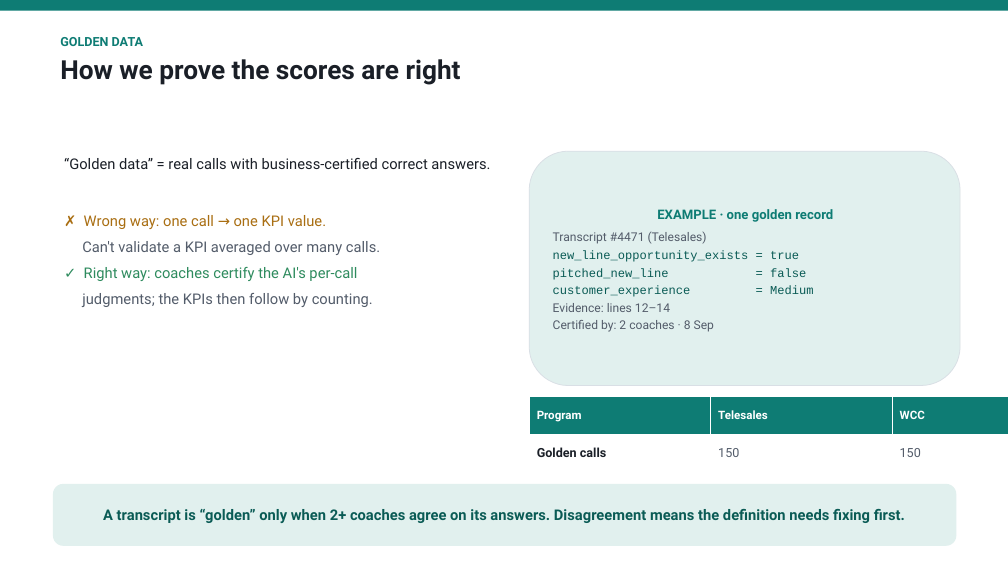
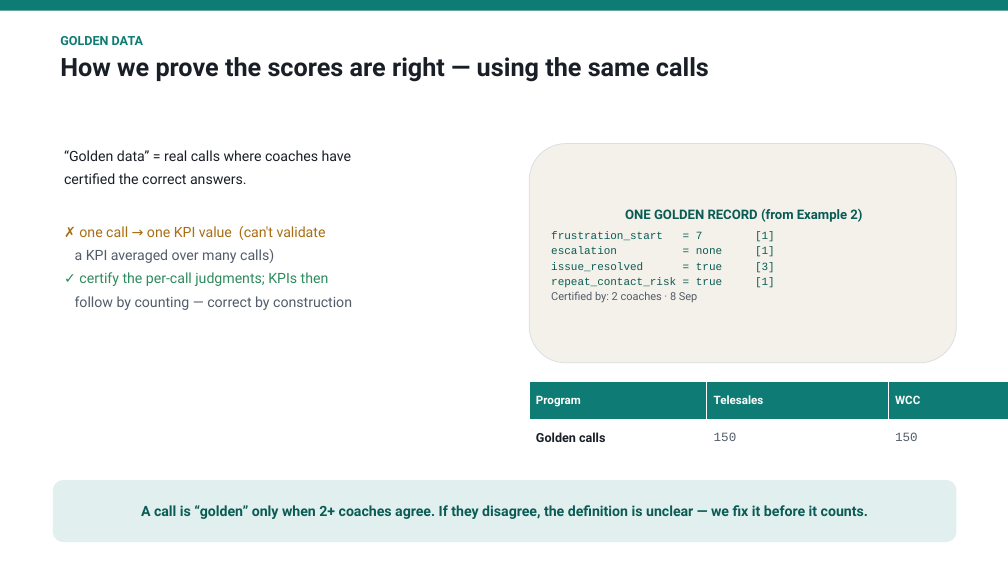
Before and after one commit to shyamanugu/LLMOps, a slide deck: slide 7 of usecases/ai_pipeline 2/docs/APIX_Metrics_Discussion.pptx (slide 6 before the commit). Drawn at 1008x567 pixels with LibreOffice and Linux fonts; fonts in the diff are those of the drawing. Boxes give left, top, right and bottom in pixels: in the first picture for what was removed or moved away, otherwise in the second. Text is boxed around its words. In the diff, an @@ line names an element or a change of style, - is before the commit and + after.

```diff
--- a/usecases/ai_pipeline 2/docs/APIX_Metrics_Discussion.pptx
+++ b/usecases/ai_pipeline 2/docs/APIX_Metrics_Discussion.pptx
@@ text at <box>60,57,709,82</box>: text changed; size 25 to 24 pt @@
-How we prove the scores are right
+How we prove the scores are right — using the same calls
@@ rounded rectangle "ONE GOLDEN RECORD (from Example ...": place and size @@
-rounded rectangle "ONE GOLDEN RECORD (from Example ..." at <box>529,151,960,386</box>
+rounded rectangle "ONE GOLDEN RECORD (from Example ..." at <box>529,144,957,363</box>
@@ rounded rectangle "ONE GOLDEN RECORD (from Example ..." at <box>529,144,957,363</box>: fill #E1F0EE to #F3F1EA @@
@@ text at <box>64,150,352,310</box>: text changed; size 14 to 13.5 pt; text colour #535C6A to #1A1F27 @@
-“Golden data” = real calls with business-certified correct answers.
-✗ Wrong way: one call → one KPI value.
-Can't validate a KPI averaged over many calls.
-✓ Right way: coaches certify the AI's per-call
-judgments; the KPIs then follow by counting.
+“Golden data” = real calls where coaches have
+certified the correct answers.
+✗ one call → one KPI value (can't validate
+a KPI averaged over many calls)
+✓ certify the per-call judgments; KPIs then
+follow by counting — correct by construction
@@ text in rounded rectangle at <box>551,209,862,288</box>: text changed; size 11.5 to 10.5 pt @@
-EXAMPLE · one golden record
-Transcript #4471 (Telesales)
-new_line_opportunity_exists = true
-pitched_new_line = false
-customer_experience = Medium
-Evidence: lines 12–14
+ONE GOLDEN RECORD (from Example 2)
+frustration_start = 7 [1]
+escalation = none [1]
+issue_resolved = true [3]
+repeat_contact_risk = true [1]
@@ text in rounded rectangle at <box>551,291,697,302</box>: size 11.5 to 10.5 pt in "Certified by: 2 coaches · 8 Sep"; less space between paragraphs @@
@@ table at <box>529,382,1008,457</box> @@
@@ font Roboto to Courier New in "150", "150", "200", "500" @@
@@ table: place and size @@
-table at <box>529,397,1008,473</box>
+table at <box>529,382,1008,457</box>
@@ rounded rectangle "A call is “golden” only ...": place and size @@
-rounded rectangle "A call is “golden” only ..." at <box>53,484,957,546</box>
+rounded rectangle "A call is “golden” only ..." at <box>53,480,957,542</box>
@@ text in rounded rectangle at <box>141,505,868,519</box>: text changed; size 14 to 13.5 pt @@
-A transcript is “golden” only when 2+ coaches agree on its answers. Disagreement means the definition needs fixing first.
+A call is “golden” only when 2+ coaches agree. If they disagree, the definition is unclear — we fix it before it counts.
```
Also in this commit, not shown: 2 other slides changed, 5 slides added, 5 slides removed, 2 other files.
